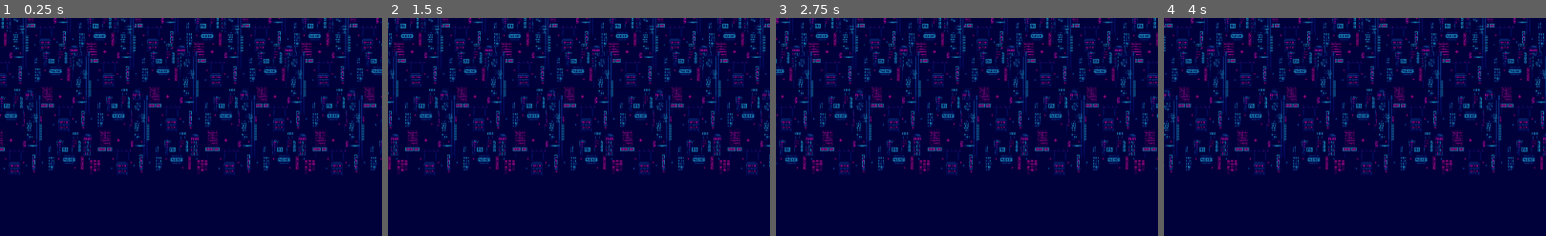
Above: before the commit, frames 1-4 (left to right).
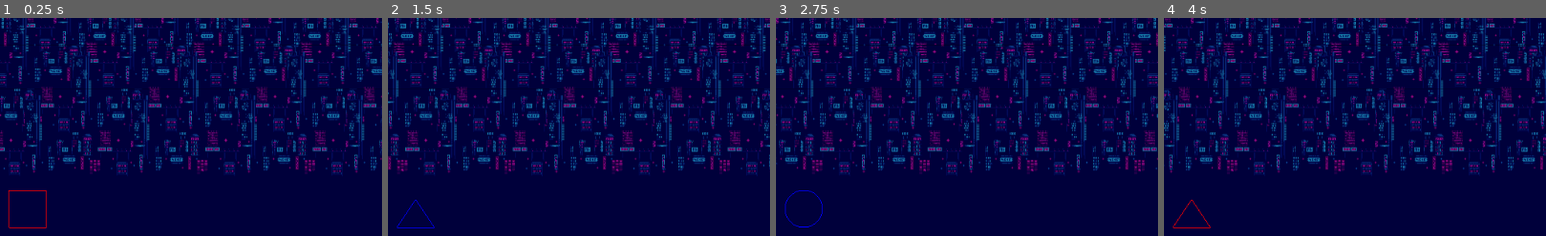
Above: after the commit, the same moments.

Repository: nekiter/glowing
Game: Godot game, scene res://Game.tscn
The game is run twice, just before and just after one commit, with the same random seed, the same clock (stepped at 60 frames per second) and the same inputs.
Inputs:
- Up to frame 1 (0.25 s): no input
- Up to frame 2 (1.5 s): hold Right (ui_right) 0.53-1.28 s; hold Down (ui_down) from 1.28 s (still down)
- Up to frame 3 (2.75 s): release Down (ui_down) at 2.03 s; hold Right (ui_right) from 2.03 s (still down)
- Up to frame 4 (4 s): release Right (ui_right) at 2.78 s; hold Up (ui_up) 2.78-3.53 s; hold Left (ui_left) from 3.53 s (still down)
The pictures show only the part of the screen within x 1-51%, y 44-94%; the shares and areas given below are measured in that part.

The runs differ from the first frame. In frame 1, 0.2% of the frame differs, in the area x 2-13%, y 79-97%; in frame 2, 0.1%; in frame 3, 0.2%; in frame 4, 0.1%.

Commit message:
[New] Creating player basics sprites & commands

Diff:
--- a/game/Foreground.tscn
+++ /dev/null
@@ -1,44 +0,0 @@
-[gd_scene load_steps=5 format=2]
-
-[ext_resource path="res://assets/wall_left.png" type="Texture" id=1]
-
-[sub_resource type="Shader" id=1]
-resource_local_to_scene = true
-code = "shader_type canvas_item;
-
-uniform float scroll_speed;
-
-void fragment() {
-	vec2 u = UV;
-	u.x += scroll_speed * TIME;
-	vec4 col = texture(TEXTURE, u);
-	COLOR = col;
-}"
-custom_defines = ""
-
-[sub_resource type="ShaderMaterial" id=2]
-shader = SubResource( 1 )
-shader_param/scroll_speed = 3.0
-
-[sub_resource type="RectangleShape2D" id=3]
-extents = Vector2( 524.329, 10 )
-
-[node name="Foreground" type="Node2D"]
-
-[node name="sprite" type="TextureRect" parent="."]
-material = SubResource( 2 )
-margin_left = 1.13458
-margin_top = 582.677
-margin_right = 1021.13
-margin_bottom = 600.677
-texture = ExtResource( 1 )
-stretch_mode = 2
-__meta__ = {
-"_edit_use_anchors_": false
-}
-
-[node name="StaticBody2D" type="StaticBody2D" parent="."]
-
-[node name="CollisionShape2D" type="CollisionShape2D" parent="StaticBody2D"]
-position = Vector2( 506.23, 593.782 )
-shape = SubResource( 3 )
--- a/game/Game.tscn
+++ b/game/Game.tscn
@@ -1,13 +1,11 @@
 [gd_scene load_steps=5 format=2]
 
-[ext_resource path="res://Foreground.tscn" type="PackedScene" id=1]
 [ext_resource path="res://scenes/background/Background.tscn" type="PackedScene" id=2]
 [ext_resource path="res://Spawner.gd" type="Script" id=3]
 [ext_resource path="res://Enemy.tscn" type="PackedScene" id=4]
+[ext_resource path="res://scenes/Player/PlayerSprite.tscn" type="PackedScene" id=5]
 
 [node name="Game" type="Node2D"]
-
-[node name="Foreground" parent="." instance=ExtResource( 1 )]
 
 [node name="Background" parent="." instance=ExtResource( 2 )]
 
@@ -17,4 +15,7 @@
 
 [node name="Timer" type="Timer" parent="Spawner"]
 autostart = true
+
+[node name="PlayerSprite" parent="." instance=ExtResource( 5 )]
+centerPosition = Vector2( 50, 530 )
 [connection signal="timeout" from="Spawner/Timer" to="Spawner" method="_on_Timer_timeout"]
--- /dev/null
+++ b/game/scenes/Player/PlayerSprite.gd
@@ -0,0 +1,119 @@
+extends Node2D
+
+var shapesArray = ["triangle", "circle", "square"]
+export(Array, Color) var colorsArray = [Color(1.0, 0.0, 0.0), Color(0, 1.0, 0.0), Color(0.0, 0.0, 1.0)]
+export(int) var currentShape = 2
+export(int) var currentColor = 0
+export(int) var width = 50
+export(Vector2) var centerPosition = Vector2(200, 200)
+# Called when the node enters the scene tree for the first time.
+func _ready():
+	pass # Replace with function body.
+
+
+# Called every frame. 'delta' is the elapsed time since the previous frame.
+func _process(delta):
+
+	if Input.is_action_just_pressed("ui_right"):
+		currentShape += 1
+
+	if Input.is_action_just_pressed("ui_left"):
+		currentShape -= 1
+
+	if currentShape > 2:
+		currentShape = 0
+	if currentShape < 0:
+		currentShape = 2
+
+	if Input.is_action_just_pressed("ui_up"):
+		currentColor += 1
+
+	if Input.is_action_just_pressed("ui_down"):
+		currentColor -= 1
+
+	if currentColor > colorsArray.size()-1:
+		currentColor = 0
+	if currentColor < 0:
+		currentColor = colorsArray.size()-1
+	update()
+
+func _draw():
+
+	if(shapesArray[currentShape] == "triangle"):
+		draw_triangle(centerPosition, width, colorsArray[currentColor])
+	elif(shapesArray[currentShape] == "circle"):
+		var angle_from = 0
+		var angle_to = 360
+		draw_circle_arc(centerPosition, width/2, angle_from, angle_to, colorsArray[currentColor])
+	else:
+		draw_square(centerPosition, width, colorsArray[currentColor])
+
+
+func draw_square(center, width, color):
+	var points_arc = PoolVector2Array()
+
+	points_arc.push_back(Vector2(center.x - width/2, center.y - width/2))
+	points_arc.push_back(Vector2(center.x + width/2, center.y - width/2))
+	points_arc.push_back(Vector2(center.x + width/2, center.y + width/2))
+	points_arc.push_back(Vector2(center.x - width/2, center.y + width/2))
+
+	for index_point in range(points_arc.size()-1):
+		draw_line(points_arc[index_point], points_arc[index_point + 1], color)
+
+	draw_line(points_arc[points_arc.size()-1], points_arc[0], color)
+
+func draw_square_poly(center, width, color):
+	var points_arc = PoolVector2Array()
+
+	points_arc.push_back(Vector2(center.x - width/2, center.y - width/2))
+	points_arc.push_back(Vector2(center.x + width/2, center.y - width/2))
+	points_arc.push_back(Vector2(center.x + width/2, center.y + width/2))
+	points_arc.push_back(Vector2(center.x - width/2, center.y + width/2))
+
+	var colors = PoolColorArray([color])
+	draw_polygon(points_arc, colors)
+
+func draw_triangle(center, width, color):
+	var points_arc = PoolVector2Array()
+
+	points_arc.push_back(Vector2(center.x - width/2, center.y + width/2))
+	points_arc.push_back(Vector2(center.x + width/2, center.y + width/2))
+	points_arc.push_back(Vector2(center.x, center.y - cos(deg2rad(60))*width/2))
+
+	for index_point in range(points_arc.size()-1):
+		draw_line(points_arc[index_point], points_arc[index_point + 1], color)
+
+	draw_line(points_arc[points_arc.size()-1], points_arc[0], color)
+
+func draw_triangle_poly(center, width, color):
+	var points_arc = PoolVector2Array()
+
+	points_arc.push_back(Vector2(center.x - width/2, center.y - width/2))
+	points_arc.push_back(Vector2(center.x + width/2, center.y - width/2))
+	points_arc.push_back(Vector2(center.x, center.y + cos(deg2rad(60))*width/2))
+
+	var colors = PoolColorArray([color])
+	draw_polygon(points_arc, colors)
+
+
+func draw_circle_arc(center, radius, angle_from, angle_to, color):
+	var nb_points = 32
+	var points_arc = PoolVector2Array()
+
+	for i in range(nb_points + 1):
+		var angle_point = deg2rad(angle_from + i * (angle_to-angle_from) / nb_points - 90)
+		points_arc.push_back(center + Vector2(cos(angle_point), sin(angle_point)) * radius)
+
+	for index_point in range(nb_points):
+		draw_line(points_arc[index_point], points_arc[index_point + 1], color)
+
+func draw_circle_arc_poly(center, radius, angle_from, angle_to, color):
+	var nb_points = 32
+	var points_arc = PoolVector2Array()
+	points_arc.push_back(center)
+	var colors = PoolColorArray([color])
+
+	for i in range(nb_points + 1):
+		var angle_point = deg2rad(angle_from + i * (angle_to - angle_from) / nb_points - 90)
+		points_arc.push_back(center + Vector2(cos(angle_point), sin(angle_point)) * radius)
+	draw_polygon(points_arc, colors)
--- /dev/null
+++ b/game/scenes/Player/PlayerSprite.tscn
@@ -0,0 +1,7 @@
+[gd_scene load_steps=2 format=2]
+
+[ext_resource path="res://scenes/Player/PlayerSprite.gd" type="Script" id=1]
+
+[node name="PlayerSprite" type="Node2D"]
+script = ExtResource( 1 )
+centerPosition = Vector2( 0, 0 )
Not shown: 2 places in game/Player.tscn that only renumber resources
